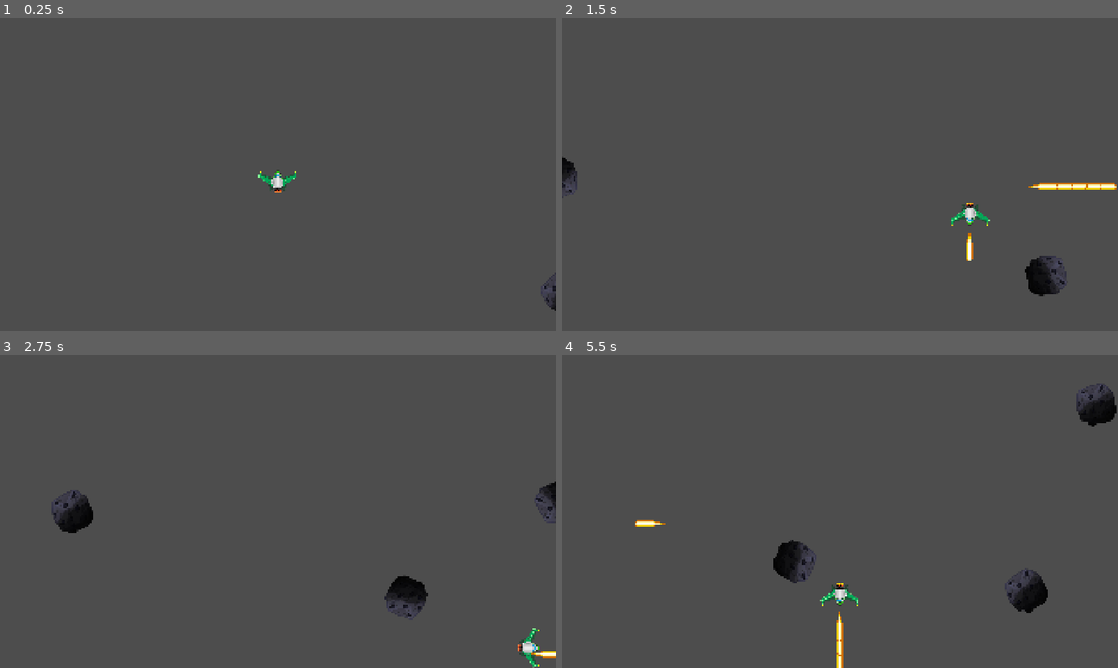
Above: before the commit, frames 1-4 (two rows, left to right).
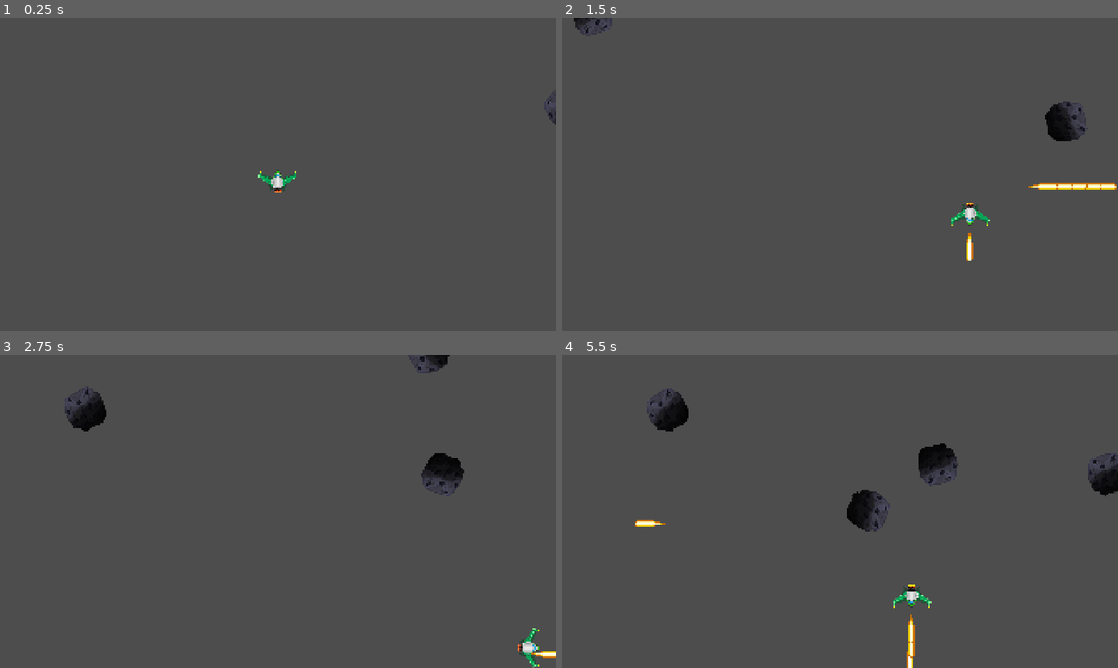
Above: after the commit, the same moments.

Repository: Mirguini/AsteroidZ
Game: Godot game, scene res://Main.tscn
The game is run twice, just before and just after one commit, with the same random seed, the same clock (stepped at 60 frames per second) and the same inputs.
Inputs (mouse positions are in pixels of both pictures, inside the frame that each line leads up to):
- Up to frame 1 (0.25 s): no input
- Up to frame 2 (1.5 s): move the mouse to (962, 158) at 0.52 s; press the mouse at (962, 158) at 0.53 s; hold D (moveRight) 0.53-1.28 s; move the mouse to (728, 190) at 1.27 s; release the mouse at (728, 190) at 1.28 s; hold S (moveDown) from 1.28 s (still down); click (728, 190) at 1.35 s
- Up to frame 3 (2.75 s): move the mouse to (333, 442) at 2.02 s; release S (moveDown) at 2.03 s; press the mouse at (333, 442) at 2.03 s; hold D (moveRight) from 2.03 s (still down)
- Up to frame 4 (5.5 s): move the mouse to (812, 574) at 2.77 s; release D (moveRight) at 2.78 s; release the mouse at (812, 574) at 2.78 s; hold W (moveUp) 2.78-3.53 s; click (812, 574) at 2.85 s; move the mouse to (1006, 558) at 3.52 s; press the mouse at (1006, 558) at 3.53 s; hold A (moveLeft) 3.53-5.03 s; move the mouse to (673, 464) at 4.27 s; release the mouse at (673, 464) at 4.28 s; click (673, 464) at 4.35 s; move the mouse to (867, 511) at 5.02 s; press the mouse at (867, 511) at 5.03 s; hold S (moveDown) from 5.03 s (still down)

The runs differ from the first frame. In frame 1, 0.1% of the frame differs, in the area x 97-100%, y 24-94%; in frame 2, 1.5%; in frame 3, 2.8%; in frame 4, 4.8%, in the area x 15-100%, y 9-100%.

Commit message:
Asteroids Split
Els asteroides es divideixen en 2 quan els disparen. Aquest procés només passa 1 vegada per a que no sigui infinit.

Diff:
--- a/asteroid-z/Asteroid/Asteroid.tscn
+++ b/asteroid-z/Asteroid/Asteroid.tscn
@@ -8,6 +8,7 @@
 
 [node name="Asteroid" type="CharacterBody2D" groups=["asteroids"]]
 script = ExtResource("1_n00aa")
+asteroid_scene = null
 
 [node name="CollisionShape2D" type="CollisionShape2D" parent="."]
 shape = SubResource("CircleShape2D_n00aa")
--- a/asteroid-z/Asteroid/asteroid.gd
+++ b/asteroid-z/Asteroid/asteroid.gd
@@ -1,19 +1,22 @@
 extends CharacterBody2D
 
 @export var speed: float = 200.0
-@export var rotation_speed: float = 2.5 # radians/segon
+@export var rotation_speed: float = 2.5
+
+@export var can_split: bool = true
+@export var asteroid_scene: PackedScene
+@export var child_scale: float = 0.65
+@export var child_speed_multiplier: float = 1.2
+@export var split_angle_spread: float = 0.6
+@export var spawn_separation: float = 10.0
 
 var direction: Vector2 = Vector2.RIGHT
 var _rng := RandomNumberGenerator.new()
 
 func _ready() -> void:
 	_rng.randomize()
-
-	# Rotació aleatòria inicial + rotació constant
 	rotation = _rng.randf_range(0.0, TAU)
 	rotation_speed *= _rng.randf_range(0.6, 1.4)
-
-	# Variació suau de velocitat per instància
 	speed *= _rng.randf_range(0.85, 1.15)
 
 func set_direction(dir: Vector2) -> void:
@@ -23,13 +26,45 @@
 func _physics_process(delta: float) -> void:
 	velocity = direction * speed
 	move_and_slide()
-
 	rotation += rotation_speed * delta
 
 func _process(_delta: float) -> void:
-	# Esborra quan estigui prou lluny de la pantalla (amb marge)
 	var r := get_viewport_rect()
 	var margin := 250.0
 	if global_position.x < -margin or global_position.x > r.size.x + margin \
 	or global_position.y < -margin or global_position.y > r.size.y + margin:
 		queue_free()
+
+func destroy() -> void:
+	if can_split:
+		_split_into_two()
+	queue_free()
+
+func _split_into_two() -> void:
+	if asteroid_scene == null:
+		return
+
+	var base_dir := direction
+	if base_dir.length() < 0.001:
+		base_dir = Vector2.RIGHT.rotated(_rng.randf_range(0.0, TAU))
+	base_dir = base_dir.normalized()
+
+	var a1 := _rng.randf_range(-split_angle_spread, split_angle_spread)
+	var a2 := -a1 + _rng.randf_range(-0.25, 0.25)
+
+	var dirs := [
+		base_dir.rotated(a1).normalized(),
+		base_dir.rotated(a2).normalized()
+	]
+
+	for i in 2:
+		var child := asteroid_scene.instantiate()
+		get_parent().add_child(child)
+		child.global_position = global_position + dirs[i] * spawn_separation
+		child.scale = scale * child_scale
+		child.set("can_split", false)
+		child.set("speed", speed * child_speed_multiplier)
+		if child.has_method("set_direction"):
+			child.call("set_direction", dirs[i])
+		else:
+			child.set("direction", dirs[i])
--- a/asteroid-z/AsteroidSpawner/AsteroidSpawner.gd
+++ b/asteroid-z/AsteroidSpawner/AsteroidSpawner.gd
@@ -1,34 +1,31 @@
 extends Node2D
 
 @export var container_path: NodePath = NodePath("../Asteroids")
-
 @export var asteroidObject: PackedScene
 @export var spawnTime: float = 1.2
 @export var spawnMargin: float = 80.0
-
 @export var maxVel: float = 260.0
 @export var minVel: float = 140.0
-
 @export var desv: float = 0.35
 
 var rng := RandomNumberGenerator.new()
 
-# Called when the node enters the scene tree for the first time.
 func _ready() -> void:
+	rng.randomize()
 	if asteroidObject == null:
 		push_warning("Assignar asteroid Object!")
 		return
 	spawnLoop()
 
 func spawnLoop() -> void:
-	while true: #aplicar mentre el jugador està viu
+	while true:
 		spawnAsteroid()
 		await get_tree().create_timer(spawnTime).timeout
 
 func spawnAsteroid() -> void:
 	var viewportSize: Vector2 = get_viewport_rect().size
 
-	var side := rng.randi_range(0,3)
+	var side := rng.randi_range(0, 3)
 	var pos := Vector2.ZERO
 
 	match side:
@@ -43,17 +40,18 @@
 
 	var asteroid := asteroidObject.instantiate()
 	asteroid.global_position = pos
+	asteroid.set("asteroid_scene", asteroidObject)
+
 
 	var center := viewportSize * 0.5
 	var dir := (center - pos).normalized().rotated(rng.randf_range(-desv, desv))
 	if asteroid.has_method("set_direction"):
 		asteroid.call("set_direction", dir)
-	elif "direction" in asteroid:
-		asteroid.direction = dir
+	else:
+		asteroid.set("direction", dir)
 
-	var vel := rng.randf_range(minVel, maxVel)
-	if "vel" in asteroid:
-		asteroid.vel = vel
+	asteroid.set("can_split", true)
+	asteroid.set("speed", rng.randf_range(minVel, maxVel))
 
 	var container: Node = get_node_or_null(container_path)
 	if container != null:
--- a/asteroid-z/Player/Bullet/Bullet.gd
+++ b/asteroid-z/Player/Bullet/Bullet.gd
@@ -12,13 +12,10 @@
 	await get_tree().create_timer(lifetime).timeout
 	queue_free()
 
-
 func _physics_process(delta: float) -> void:
-	# Moviment
 	global_position += direction.normalized() * speed * delta
 
-
 func _on_body_entered(body: Node2D) -> void:
-	if body.is_in_group("asteroids"):
-		body.queue_free()
+	if body.has_method("destroy"):
+		body.destroy()
 		queue_free()
--- a/asteroid-z/Player/Bullet/Bullet.tscn
+++ b/asteroid-z/Player/Bullet/Bullet.tscn
@@ -18,4 +18,6 @@
 scale = Vector2(0.081002615, 0.081002615)
 texture = ExtResource("2_di272")
 
+[node name="Node2D" type="Node2D" parent="."]
+
 [connection signal="body_entered" from="." to="." method="_on_body_entered"]
--- /dev/null
+++ b/asteroid-z/prova.gd
@@ -0,0 +1,11 @@
+extends Node
+
+
+# Called when the node enters the scene tree for the first time.
+func _ready() -> void:
+	pass # Replace with function body.
+
+
+# Called every frame. 'delta' is the elapsed time since the previous frame.
+func _process(delta: float) -> void:
+	pass
Not shown, added: asteroid-z/prova.gd.uid
